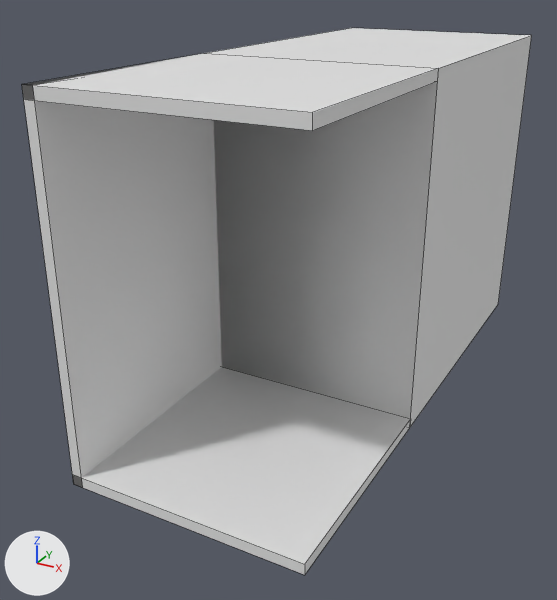
Two versions of the FBX model Assets/Models/Room/left corner wall.fbx, one commit apart.
Camera for both pictures: a camera (50 mm lens) standing at (3.74, -5.53, 3.7) and looking at (0.68, 0.03, 0.91). The axes (+X, +Y, +Z) are drawn at lower left. The lights are the same throughout. Mesh edges are drawn as thin lines. Vertices at the same position are counted once.

Objects in the first picture: 'left corner wall'.
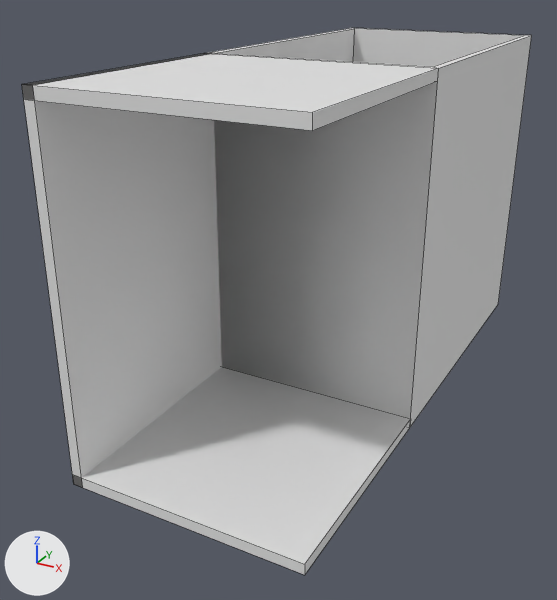
The edits, one by one:
me_plane_007 has 30 vertices, 29 faces and spans x 0.0..2.0, y -2.0..3.0, z 0.0..3.0.
me_plane_007 is used by ob_left_corner_wall; location (0.0, 0.0, 0.0).
Verts and faces of me_plane_007; kept vertices keep their numbers, new ones are numbered from 30.
Before the commit, vertices of me_plane_007: 3 (0.07, 0.04, 2.96), 4 (1.95, 0.05, 2.95), 8 (1.95, 2.95, 2.95), 9 (0.05, 2.95, 2.95), 21 (0.0, 0.0, 3.0) at pixel (203, 53).
Before the commit, vertices of me_plane_007: 22 (2.0, 0.0, 3.0) at pixel (438, 68), 26 (2.0, 3.0, 3.0) at pixel (531, 35), 27 (0.0, 3.0, 3.0) at pixel (351, 27).
Part 1, on me_plane_007:
Faces deleted: (3, 9, 8, 4), (21, 22, 26, 27).
Vertex 3 moves to (0.08, 0.04, 3.0), pixel (214, 53).
Vertex 4 moves to (1.94, 0.06, 3.0), pixel (432, 66).
Vertex 8 moves to (1.94, 2.94, 3.0), pixel (523, 35).
Vertex 9 moves to (0.06, 2.94, 3.0), pixel (354, 28).
New faces: (3, 21, 22, 4), (8, 26, 27, 9), (3, 9, 27, 21), (4, 22, 26, 8).

Location of each change, (x1, y1, x2, y2) in pixels of the pictures (557 x 600 px):
part 1 of me_plane_007, built on
    both: (23, 28, 532, 478)
